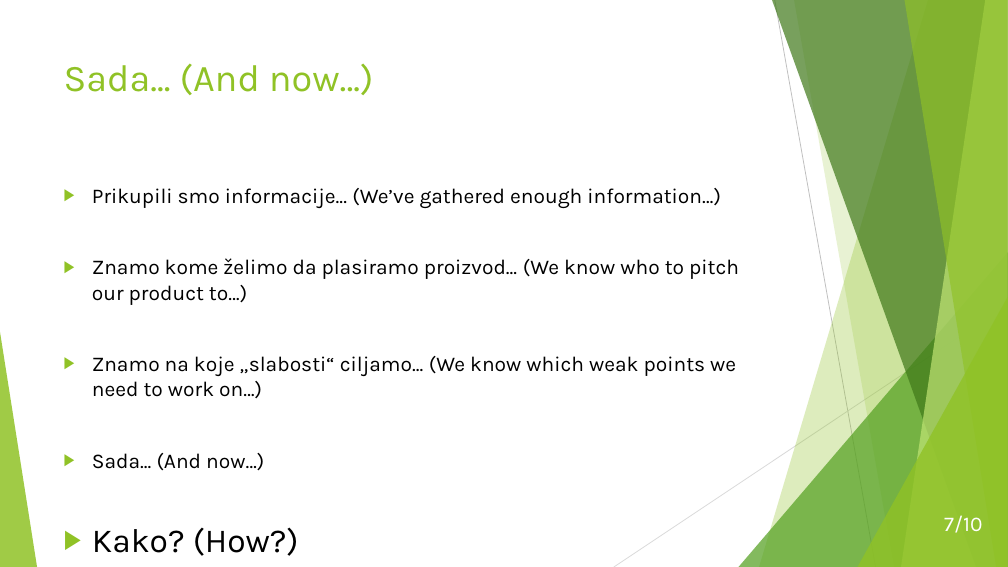
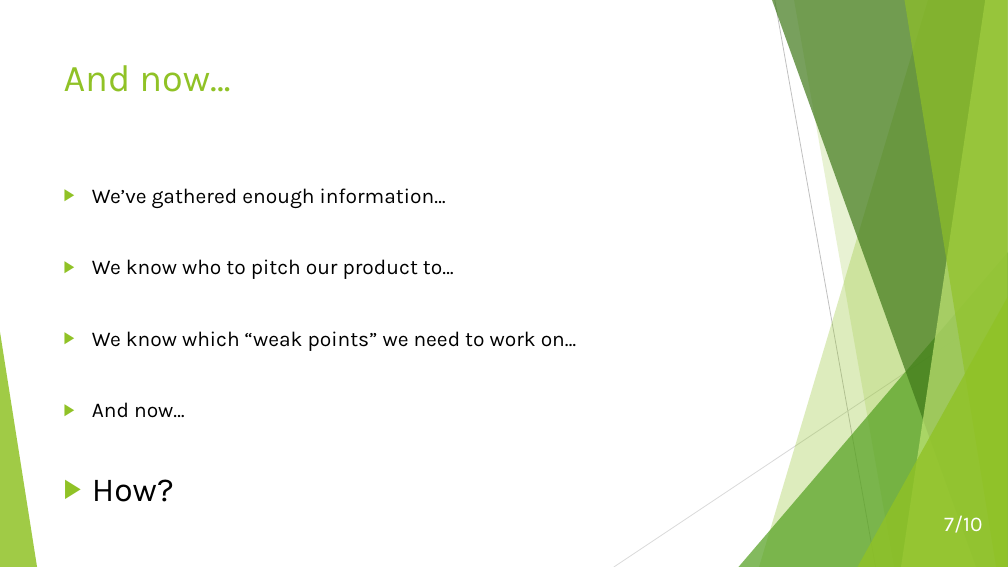
Before and after one commit to MarinaNikolic/UPR, a slide deck: slide 7 of mindgenomix-english.pptx. Drawn at 1008x567 pixels with LibreOffice and Linux fonts; fonts in the diff are those of the drawing. Boxes give left, top, right and bottom in pixels: in the first picture for what was removed or moved away, otherwise in the second. Text is boxed around its words. In the diff, an @@ line names an element or a change of style, - is before the commit and + after.

```diff
--- a/mindgenomix-english.pptx
+++ b/mindgenomix-english.pptx
@@ title at <box>64,65,230,92</box>: text changed @@
-Sada... (And now…)
+And now…
@@ text at <box>92,188,577,502</box>: text changed @@
-▶ Prikupili smo informacije... (We’ve gathered enough information…)
-▶ Znamo kome želimo da plasiramo proizvod... (We know who to pitch our product to…)
-▶ Znamo na koje „slabosti“ ciljamo... (We know which weak points we need to work on…)
-▶ Sada... (And now…)
-▶ Kako? (How?)
+▶ We’ve gathered enough information…
+▶ We know who to pitch our product to…
+▶ We know which “weak points” we need to work on…
+▶ And now…
+▶ How?
```
Also in this commit, not shown: 9 other slides changed.
